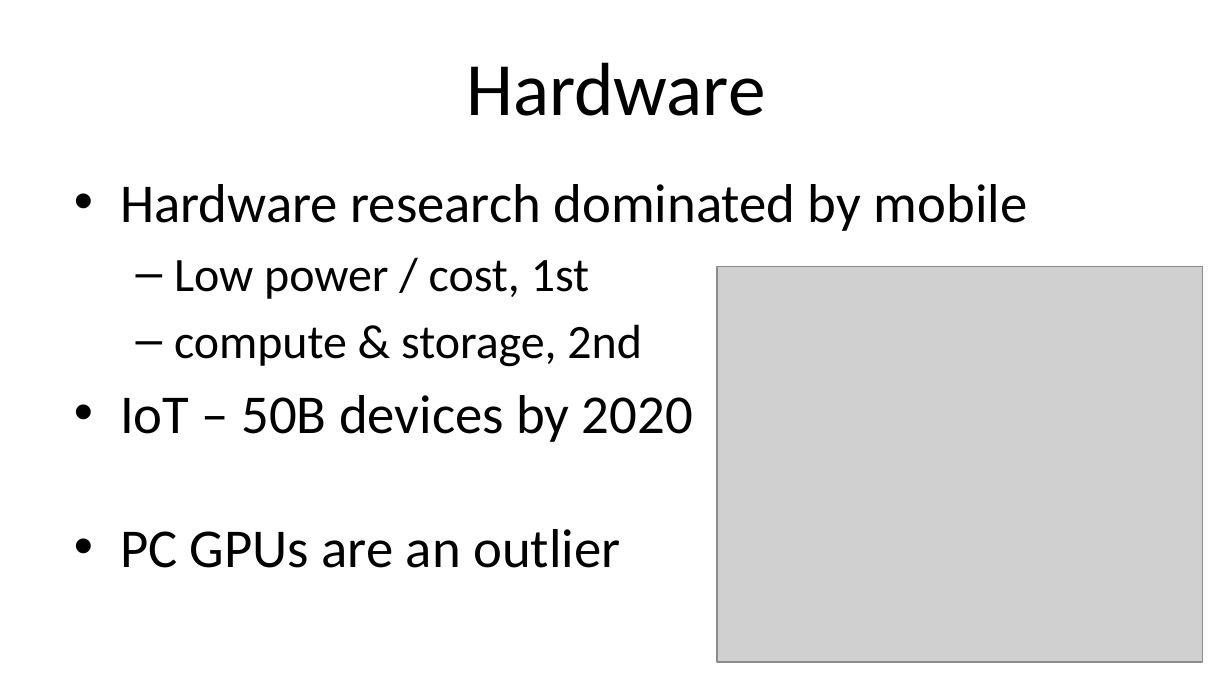
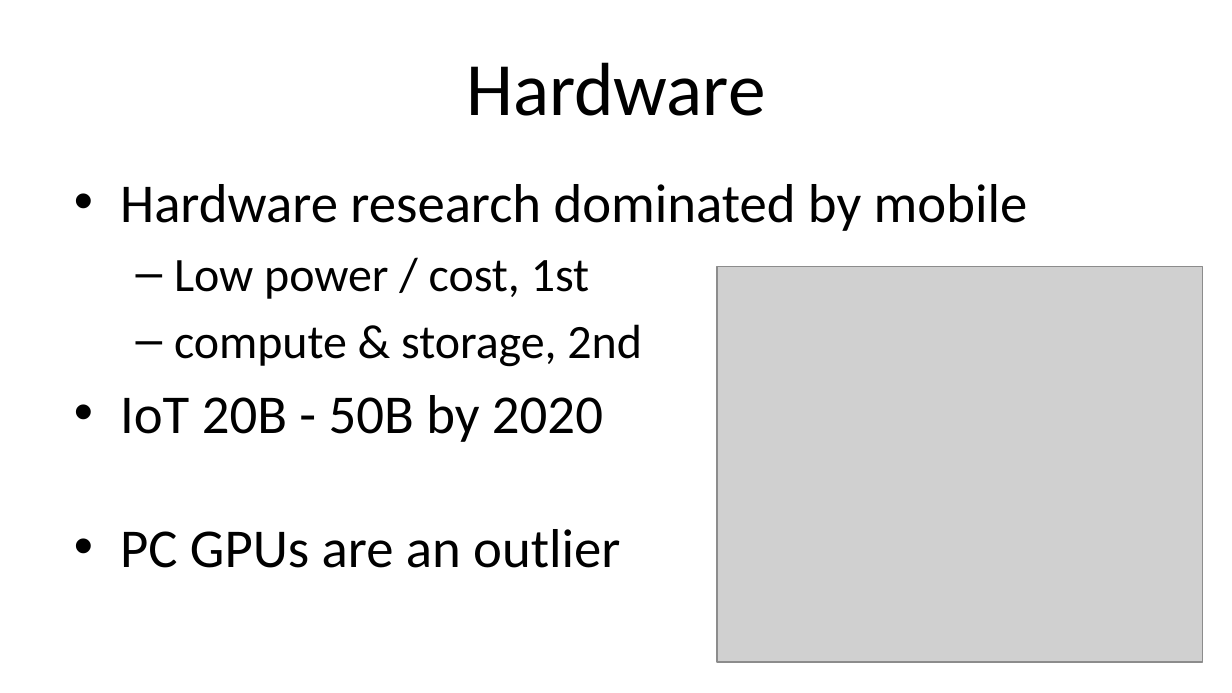
Before and after one commit to boydm/presentations, a slide deck: slide 8 of fmx_2015.16x9.pptx (slide 9 before the commit). Drawn at 1232x693 pixels with LibreOffice and Linux fonts; fonts in the diff are those of the drawing; grey boxes stand for pictures. Boxes give left, top, right and bottom in pixels: in the first picture for what was removed or moved away, otherwise in the second. Text is boxed around its words. In the diff, an @@ line names an element or a change of style, - is before the commit and + after.

```diff
--- a/fmx_2015.16x9.pptx
+++ b/fmx_2015.16x9.pptx
@@ text at <box>120,395,603,442</box>: text changed @@
-• IoT – 50B devices by 2020
+• IoT 20B - 50B by 2020
```
Also in this commit, not shown: 2 other slides changed, 2 slides added, 3 slides removed.
